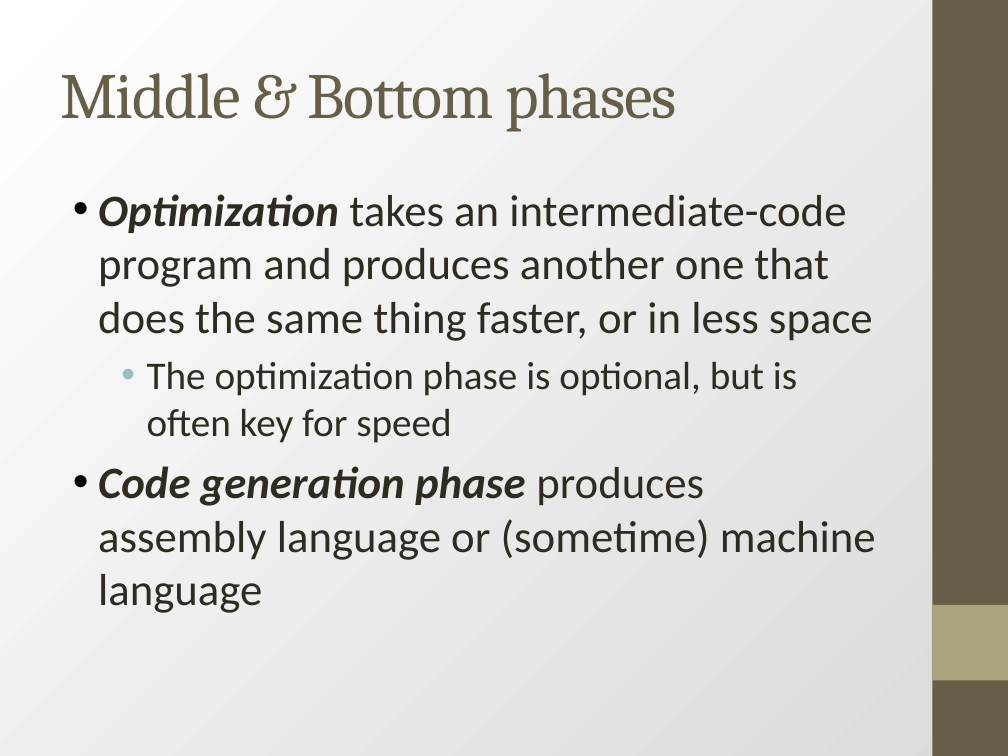
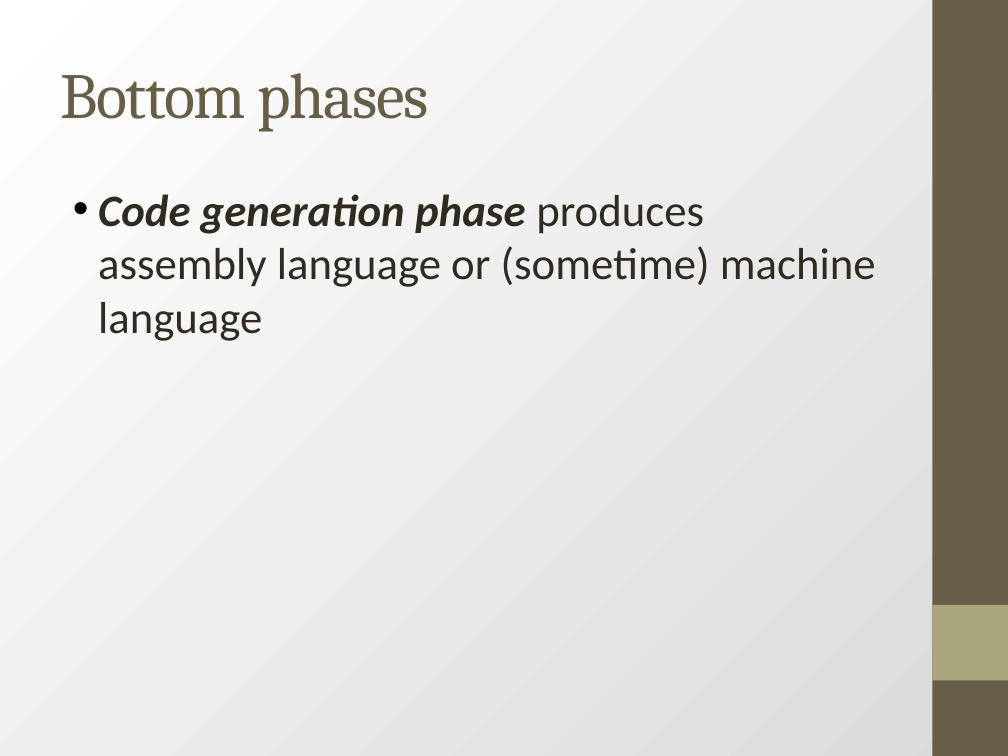
Before and after one commit to dferry/dferry.github.io, a slide deck: slide 14 of csci3200/schedule/slides/compiler1.pptx (slide 13 before the commit). Drawn at 1008x756 pixels with LibreOffice and Linux fonts; fonts in the diff are those of the drawing. Boxes give left, top, right and bottom in pixels: in the first picture for what was removed or moved away, otherwise in the second. Text is boxed around its words. In the diff, an @@ line names an element or a change of style, - is before the commit and + after.

```diff
--- a/csci3200/schedule/slides/compiler1.pptx
+++ b/csci3200/schedule/slides/compiler1.pptx
@@ text at box(60, 73, 428, 132): text changed @@
-Middle & Bottom phases
+Bottom phases
@@ text at box(98, 194, 873, 443): paragraphs removed @@
-• Optimization takes an intermediate-code program and produces another one that does the same thing faster, or in less space
-  • The optimization phase is optional, but is often key for speed
```
Also in this commit, not shown: 3 other slides changed, 1 slide added.
